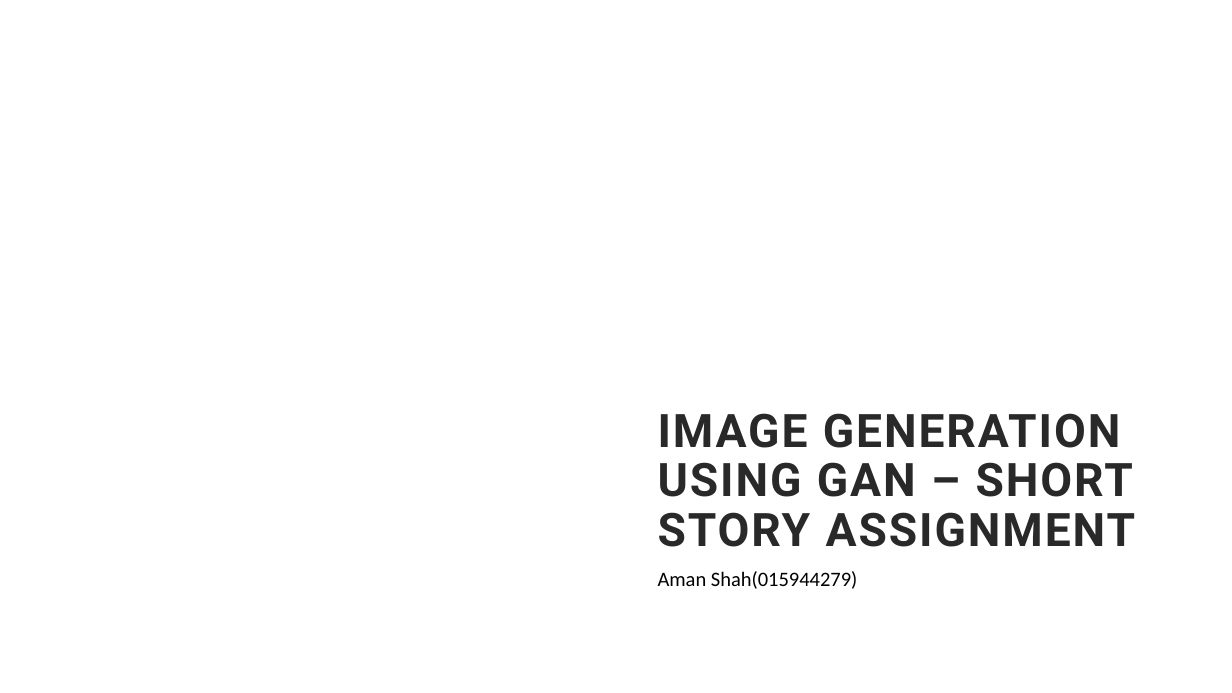
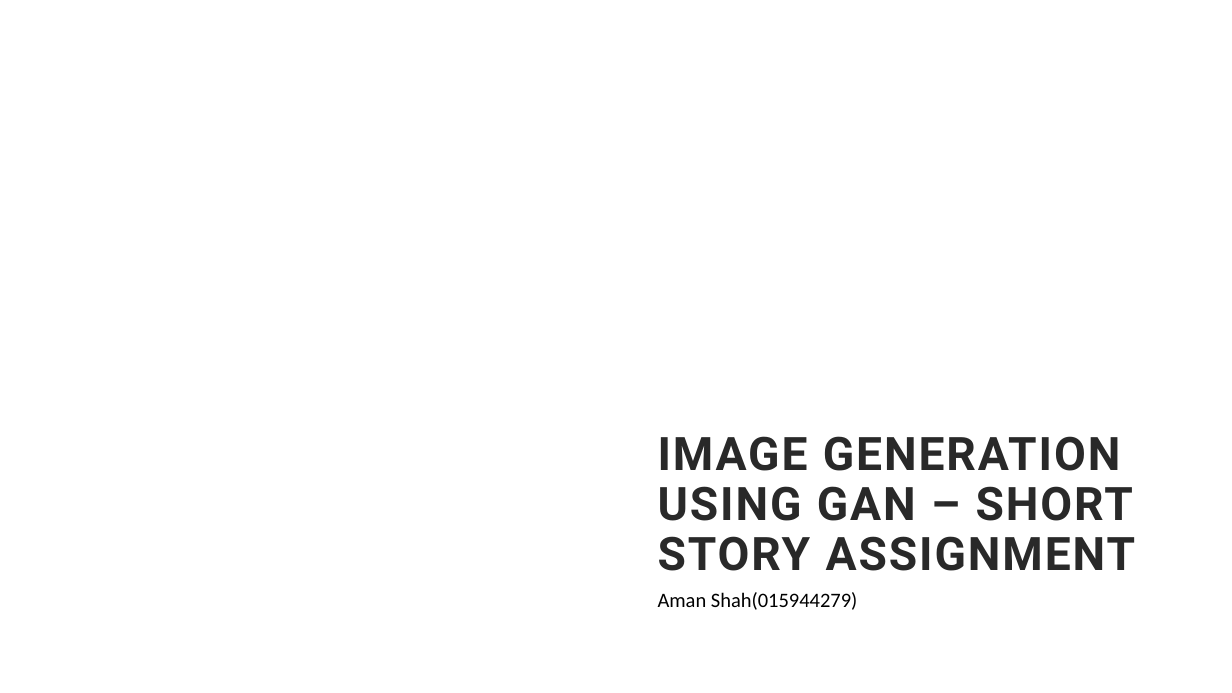
Before and after one commit to shahaman06/CMPE297-ShortStory, a slide deck: slide 1 of CMPE 297 Short Story Presentation.pptx. Drawn at 1232x693 pixels with LibreOffice and Linux fonts; fonts in the diff are those of the drawing; background and template pictures are left out. Boxes give left, top, right and bottom in pixels: in the first picture for what was removed or moved away, otherwise in the second. Text is boxed around its words. In the diff, an @@ line names an element or a change of style, - is before the commit and + after.

```diff
--- a/CMPE 297 Short Story Presentation.pptx
+++ b/CMPE 297 Short Story Presentation.pptx
@@ title "IMAGE GENERATION USING GAN – ...": place and size @@
-title "IMAGE GENERATION USING GAN – ..." at bbox=[658, 413, 1135, 547]
+title "IMAGE GENERATION USING GAN – ..." at bbox=[658, 436, 1135, 571]
@@ subtitle "Aman Shah(015944279)": place and size @@
-subtitle "Aman Shah(015944279)" at bbox=[658, 571, 857, 589]
+subtitle "Aman Shah(015944279)" at bbox=[658, 592, 857, 610]
```
Also in this commit, not shown: 5 other slides changed.
